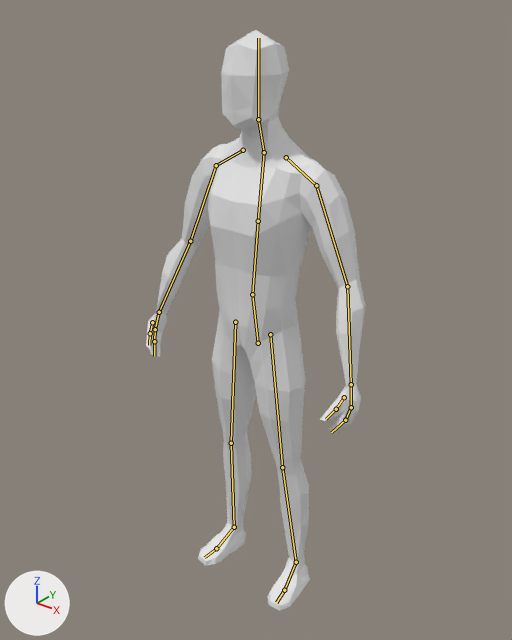
What one commit did to the Blender file Assets/Models/Character/Original/Character.blend.
Both versions are drawn from a camera (50 mm lens) standing at (1.307, -1.638, 2.087) and looking at (-0.01, 0.009, 1.066). Every picture has the same lights, and +X, +Y and +Z are marked at lower left. The bones that bend it are drawn over the model as lines.
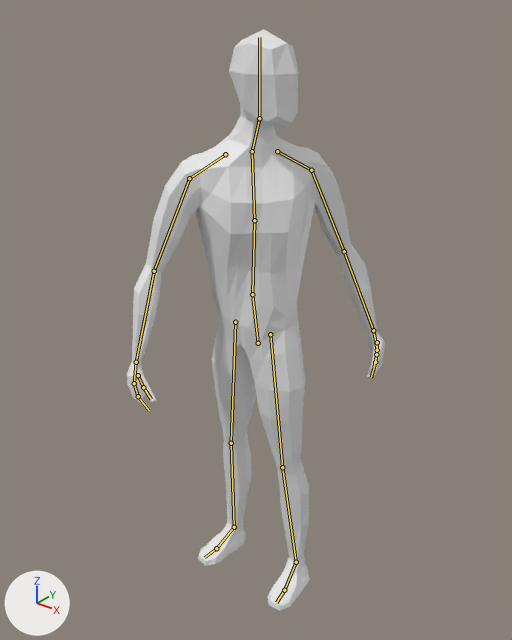
The newer file adds an action. The first version stands in its rest pose; the second is drawn at frame 180 of the action 'RotateTorso'.

What differs and where, as boxes (x1, y1, x2, y2) in the pictures (512 x 640 px):
'Cube', posed (18% wider): before (146, 30, 365, 610); after (127, 29, 385, 610)
bone 'Spine', root to tip: before (252, 294) to (258, 221); after (252, 294) to (254, 220)
bone 'Chest', root to tip: before (258, 221) to (264, 152); after (254, 220) to (252, 151)
bone 'Neck', root to tip: before (264, 152) to (258, 119); after (252, 151) to (259, 118)

What changed in the scene script:
```text
Change bone_spine:
    where bone_spine = bpy.data.objects['Armature'].pose.bones['Spine']  # child of 'Hips'
    bone_spine.rotation_quaternion: (1.0, 0.0, 0.0, 0.0) -> (0.972, 0.0, 0.235, 0.027)  # degrees (0, 0, 0) -> degrees (1, 27, 3)
Change bone_chest:
    where bone_chest = bpy.data.objects['Armature'].pose.bones['Chest']  # child of 'Spine'
    bone_chest.rotation_quaternion: (1.0, 0.0, 0.0, 0.0) -> (0.972, 0.0, 0.231, 0.031)  # degrees (0, 0, 0) -> degrees (1, 27, 4)
Change bone_neck:
    where bone_neck = bpy.data.objects['Armature'].pose.bones['Neck']  # child of 'Chest'
    bone_neck.rotation_quaternion: (1.0, 0.0, 0.0, 0.0) -> (0.944, 0.0, 0.319, -0.088)  # degrees (0, 0, 0) -> degrees (-4, 37, -12)
```
